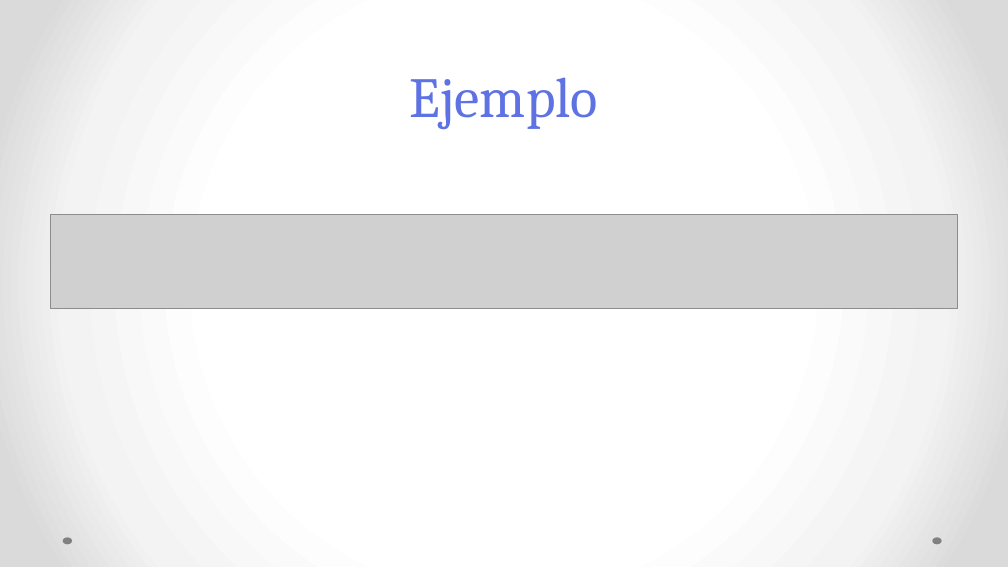
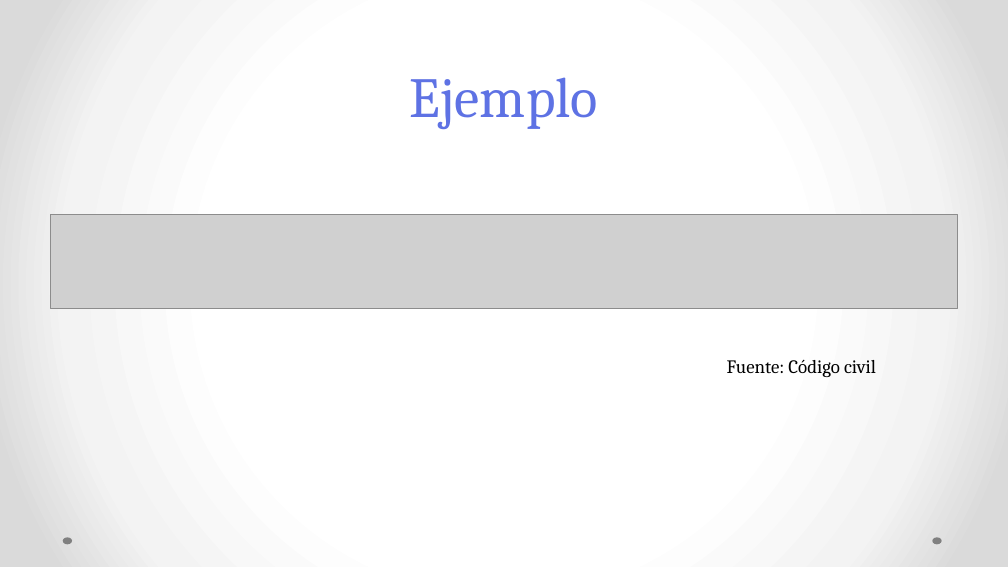
Before and after one commit to ThelmaLemus/Law, a slide deck: slide 10 of Lawbrary2.pptx. Drawn at 1008x567 pixels with LibreOffice and Linux fonts; fonts in the diff are those of the drawing; grey boxes stand for pictures. Boxes give left, top, right and bottom in pixels: in the first picture for what was removed or moved away, otherwise in the second. Text is boxed around its words. In the diff, an @@ line names an element or a change of style, - is before the commit and + after.

Commit message:
presentación

```diff
--- a/Lawbrary2.pptx
+++ b/Lawbrary2.pptx
@@ text added at (727,360,876,377), 18 pt, text #000000 @@
+Fuente: Código civil
```
Also in this commit, not shown: 2 other slides changed.
